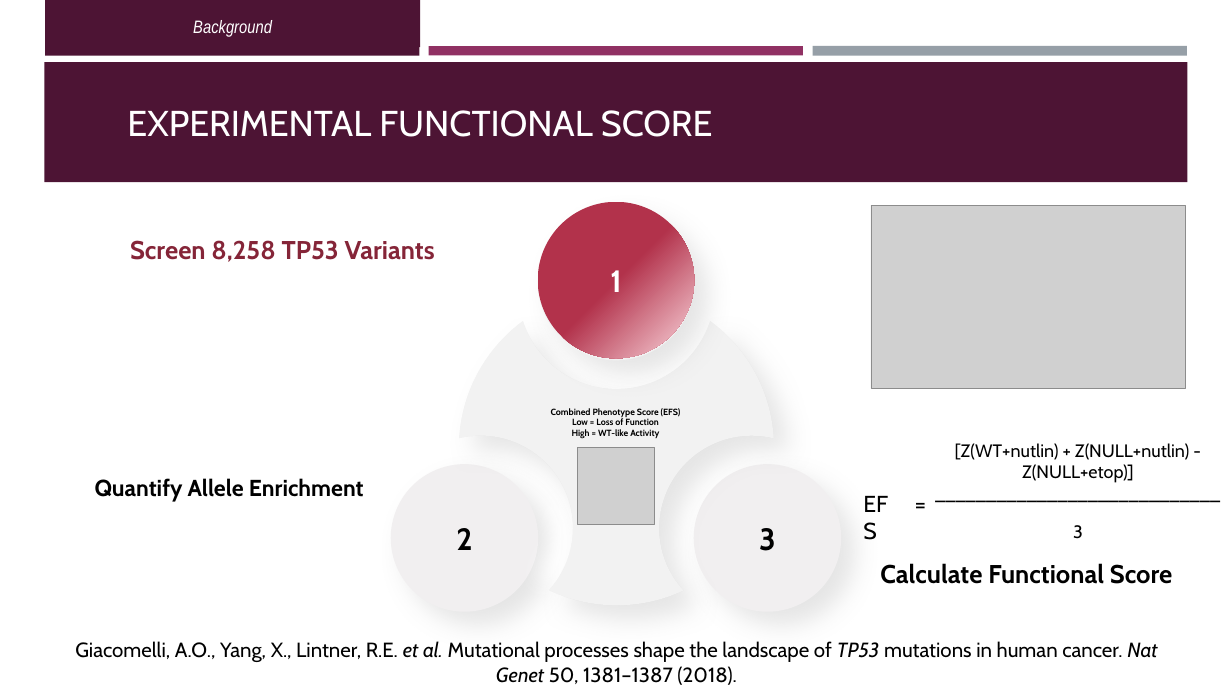
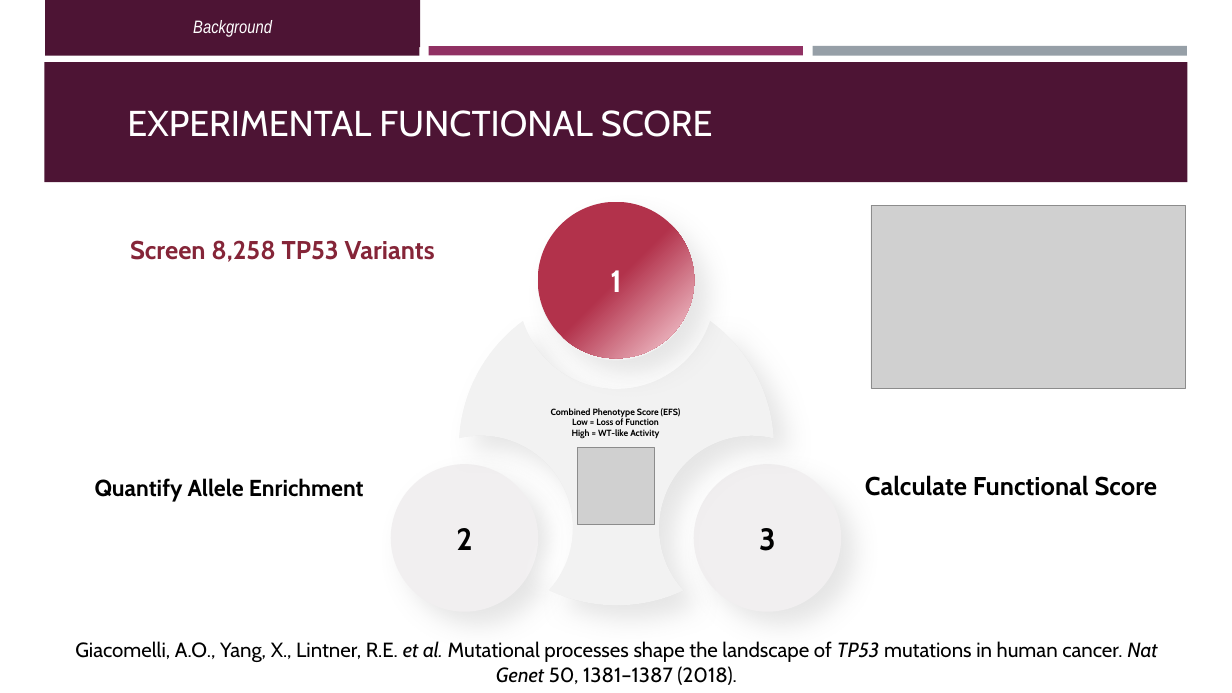
Before and after one commit to OrnitB/cancer_bioinformatics, a slide deck: slide 4 of project/project_background/Final Project Presentation - Ornit - Cancer Bioinfo March 2026.pptx. Drawn at 1232x693 pixels with LibreOffice and Linux fonts; fonts in the diff are those of the drawing; grey boxes stand for pictures. Boxes give left, top, right and bottom in pixels: in the first picture for what was removed or moved away, otherwise in the second. Text is boxed around its words. In the diff, an @@ line names an element or a change of style, - is before the commit and + after.

```diff
--- a/project/project_background/Final Project Presentation - Ornit - Cancer Bioinfo March 2026.pptx
+++ b/project/project_background/Final Project Presentation - Ornit - Cancer Bioinfo March 2026.pptx
@@ text removed at [955, 443, 1189, 539] @@
-[Z(WT+nutlin) + Z(NULL+nutlin) - Z(NULL+etop)]
-____________________________
-3
@@ text "Calculate Functional Score": place and size @@
-text "Calculate Functional Score" at [880, 563, 1173, 584]
+text "Calculate Functional Score" at [865, 475, 1158, 496]
@@ text removed at [906, 484, 938, 521] @@
-=
```
Also in this commit, not shown: 7 other slides changed, 4 slides removed.
